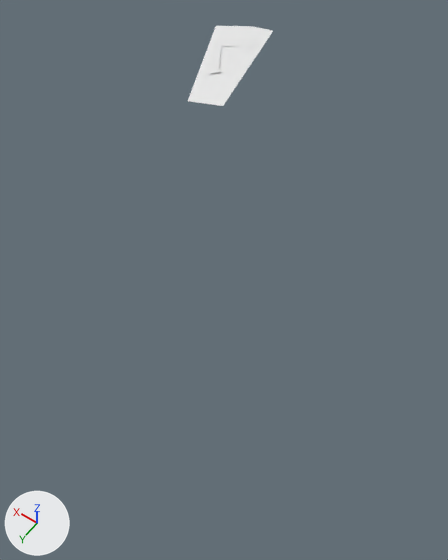
A saved change to the OBJ model src/main/resources/assets/aunis/models/tesr/milkyway/26.obj.
Rendered twice from a camera (50 mm lens) standing at (-0.36, 0.43, 1.721) and looking at (-0.071, 0.025, 1.084). Every picture has the same lights, and +X, +Y and +Z are marked at lower left. Where no turn or scale is listed for an object, it has been applied to the vertices.

The first picture shows '26_DHD_symbols_outer_Cylinder.046'.
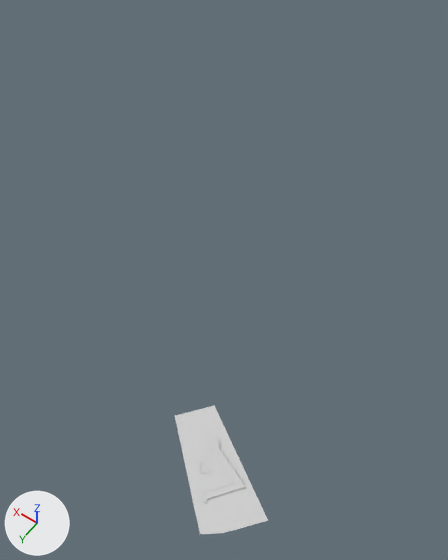
Where the change shows, as pixel boxes [x1, y1, x2, y2] in the pictures (448 x 560 px; the box of a moved part takes in the faces that stretch with it):
```json
{"object": "26_DHD_symbols_outer_Cylinder.046", "change": "reshaped", "before": [188, 26, 273, 106], "after": [175, 406, 268, 534], "on screen": "9% wider, 59% taller"}
{"part": 1, "of": "me_26_dhd_symbols_outer_cylinder_046", "change": "moved or reshaped", "before": [231, 58, 240, 67], "after": [199, 461, 211, 473]}
{"part": 2, "of": "me_26_dhd_symbols_outer_cylinder_046", "change": "moved or reshaped", "before": [210, 41, 256, 73], "after": [201, 440, 246, 503]}
{"part": 3, "of": "me_26_dhd_symbols_outer_cylinder_046", "change": "deleted", "before": [188, 26, 273, 106]}
{"part": 4, "of": "me_26_dhd_symbols_outer_cylinder_046", "change": "added", "after": [175, 406, 268, 534]}
```

The change, as JSON lines over the scene's bpy script:
```json
{"op": "add", "block": "mat_symbole", "code": ["mat_symbole = principled_material('Symbole')", "mat_symbole.base_color = (0.8, 0.8, 0.8)  # white #e7e7e7", "mat_symbole.roughness = 1.0"]}
{"block": "me_26_dhd_symbols_outer_cylinder_046", "where": "me_26_dhd_symbols_outer_cylinder_046.from_pydata(...)  # 31 vertices, 27 faces; spans x 0.03..0.133, y -0.26..-0.103, z 1.221..1.257"}
{"block": "me_26_dhd_symbols_outer_cylinder_046", "where": "# used by ob_26_dhd_symbols_outer_cylinder_046; location = (0.0, 0.0, 0.0)"}
{"block": "me_26_dhd_symbols_outer_cylinder_046", "where": "# verts and faces of me_26_dhd_symbols_outer_cylinder_046; kept vertices keep their numbers, new ones are numbered from 31"}
{"block": "me_26_dhd_symbols_outer_cylinder_046", "change": "me_26_dhd_symbols_outer_cylinder_046 part 1: the loose piece of 10 vertices spanning x 0.056..0.071, y -0.194..-0.179, z 1.24..1.243 is multiplied about its middle by the matrix ((-0.87, 0.424, -0.251), (-0.425, -0.388, 0.818), (0.249, 0.819, 0.518)), then moved by (-0.243, 0.403, -0.236), in mat_symbole (white #e7e7e7)"}
{"block": "me_26_dhd_symbols_outer_cylinder_046", "change": "me_26_dhd_symbols_outer_cylinder_046 part 2: the loose piece of 13 vertices spanning x 0.055..0.111, y -0.231..-0.154, z 1.234..1.251 is multiplied about its middle by the matrix ((-0.87, 0.424, -0.251), (-0.425, -0.388, 0.818), (0.249, 0.819, 0.518)), then moved by (-0.282, 0.403, -0.237), in mat_symbole (white #e7e7e7)"}
{"block": "me_26_dhd_symbols_outer_cylinder_046", "change": "me_26_dhd_symbols_outer_cylinder_046 part 3: the loose piece of 8 vertices spanning x 0.03..0.133, y -0.26..-0.103, z 1.221..1.257 is deleted"}
{"block": "me_26_dhd_symbols_outer_cylinder_046", "change": "me_26_dhd_symbols_outer_cylinder_046 part 4"}
{"op": "add", "block": "me_26_dhd_symbols_outer_cylinder_046", "code": "verts[31] = (-0.159, 0.167, 1.059)  # pixel (214, 405)"}
{"op": "add", "block": "me_26_dhd_symbols_outer_cylinder_046", "code": "verts[32] = (-0.208, 0.267, 0.939)  # pixel (200, 534)"}
{"op": "add", "block": "me_26_dhd_symbols_outer_cylinder_046", "code": "verts[33] = (-0.27, 0.215, 0.971)  # pixel (268, 520)"}
{"op": "add", "block": "me_26_dhd_symbols_outer_cylinder_046", "code": "verts[34] = (-0.233, 0.251, 0.949)  # pixel (224, 532)"}
{"op": "add", "block": "me_26_dhd_symbols_outer_cylinder_046", "code": "verts[35] = (-0.122, 0.198, 1.041)  # pixel (174, 415)"}
{"op": "add", "block": "me_26_dhd_symbols_outer_cylinder_046", "code": "faces += [(32, 34, 35), (31, 34, 33), (31, 35, 34)]"}
{"op": "add", "block": "me_26_dhd_symbols_outer_cylinder_046", "code": "me_26_dhd_symbols_outer_cylinder_046.materials.append(mat_symbole)  # white #e7e7e7"}
```
